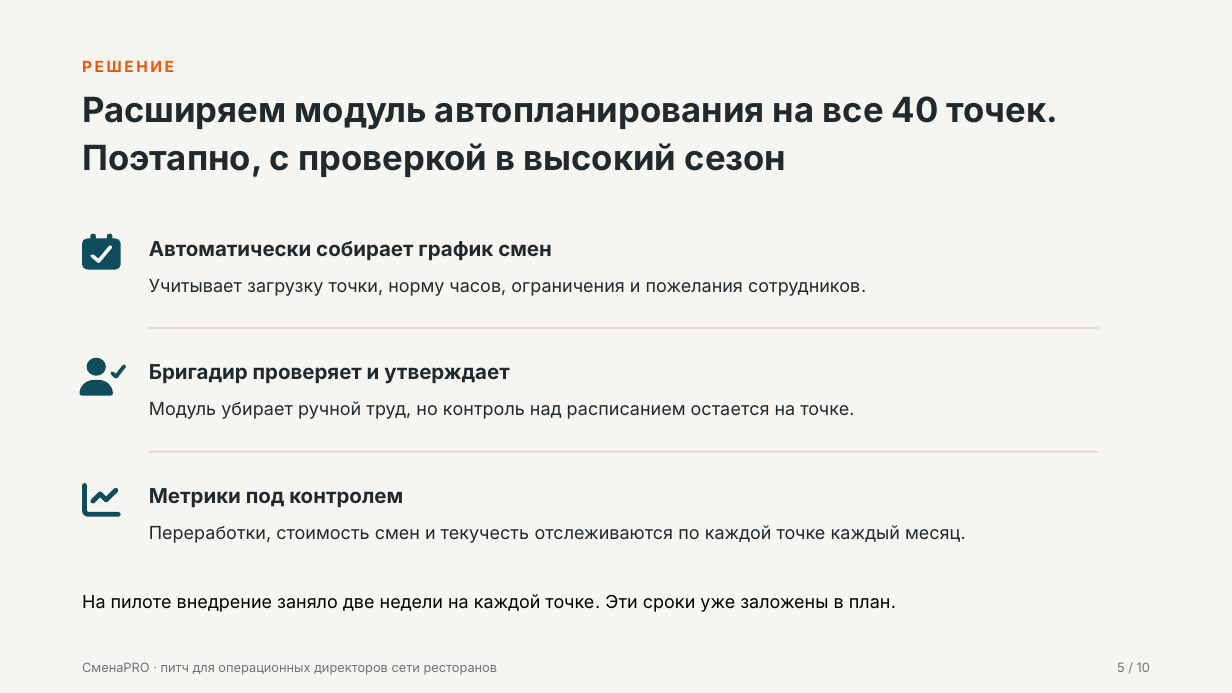
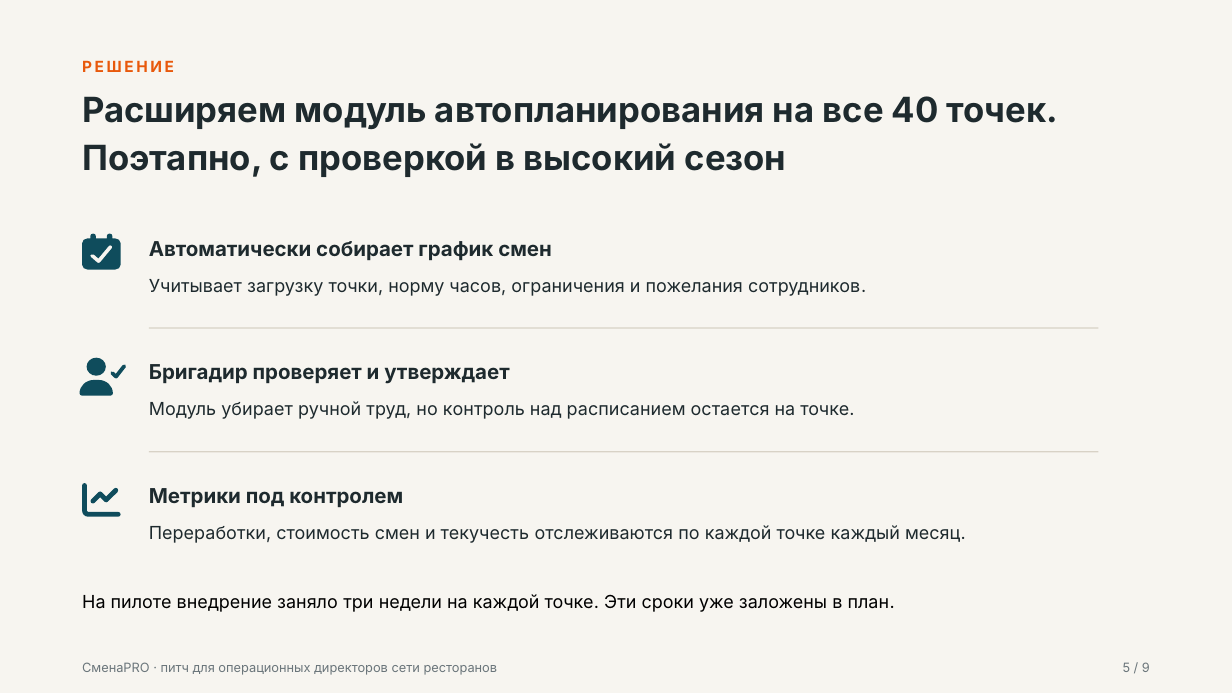
Before and after one commit to ipaingo/study, a slide deck: slide 5 of навыки публичных выступлений/Питч СменаPRO.pptx. Drawn at 1232x693 pixels with LibreOffice and Linux fonts; fonts in the diff are those of the drawing. Boxes give left, top, right and bottom in pixels: in the first picture for what was removed or moved away, otherwise in the second. Text is boxed around its words. In the diff, an @@ line names an element or a change of style, - is before the commit and + after.

```diff
--- a/навыки публичных выступлений/Питч СменаPRO.pptx
+++ b/навыки публичных выступлений/Питч СменаPRO.pptx
@@ text at (x1=82, y1=594, x2=895, y2=612): text changed @@
-На пилоте внедрение заняло две недели на каждой точке. Эти сроки уже заложены в план.
+На пилоте внедрение заняло три недели на каждой точке. Эти сроки уже заложены в план.
@@ text at (x1=1123, y1=662, x2=1150, y2=672): text changed @@
-5 / 10
+5 / 9
```
Also in this commit, not shown: 7 other slides changed, 49 other files.
